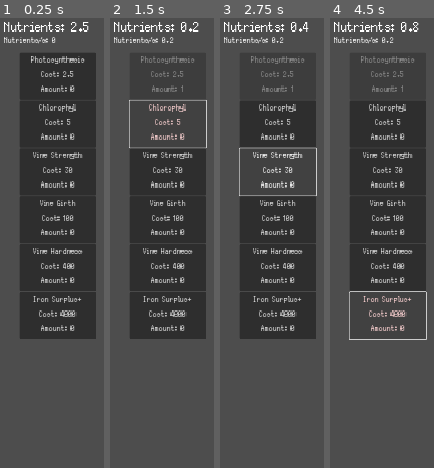
Above: before the commit, frames 1-4 (left to right).
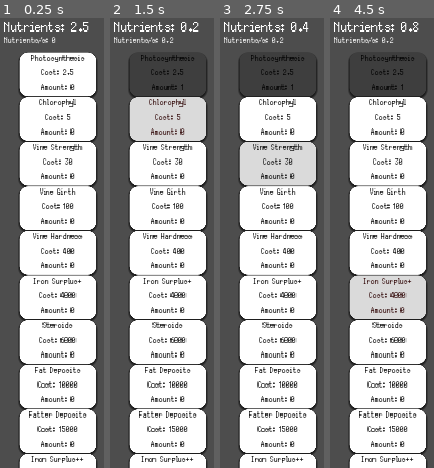
Above: after the commit, the same moments.

Repository: phoenix-of-dawn/dingo-gamejam-2025
Game: Godot game, scene res://Scenes/main.tscn
The game is run twice, just before and just after one commit, with the same random seed, the same clock (stepped at 60 frames per second) and the same inputs. This scene is started directly instead of the project's main scene.
Inputs:
- Up to frame 1 (0.25 s): no input
- Up to frame 2 (1.5 s): click "Photosynthesis Cost: 2.5 Amou…" at 0.5 s; click "Chlorophyl Cost: 5 Amount: 0" at 1.25 s
- Up to frame 3 (2.75 s): click "Vine Strength Cost: 30 Amount…" at 2 s
- Up to frame 4 (4.5 s): click "Vine Girth Cost: 100 Amount: 0" at 2.75 s; click "Vine Hardness Cost: 400 Amoun…" at 3.5 s; click "Iron Surplus+ Cost: 4000 Amou…" at 4.25 s

The runs differ from the first frame. In frame 1, 65% of the frame differs, in the area x 18-94%, y 7-100%; in frame 2, 60%; in frame 3, 60%; in frame 4, 60%.

Commit message:
added more buttons/ fixed glitch with buttons/ made buttons look nice and fancy

Diff:
--- a/dingo-gamejam/Scenes/upgrade.tscn
+++ b/dingo-gamejam/Scenes/upgrade.tscn
@@ -1,7 +1,45 @@
-[gd_scene load_steps=6 format=3 uid="uid://usmia7hbmdnx"]
+[gd_scene load_steps=11 format=3 uid="uid://usmia7hbmdnx"]
 
 [ext_resource type="FontFile" uid="uid://cgv2xl442kja0" path="res://Assets/Silver.ttf" id="1_comaq"]
 [ext_resource type="Script" path="res://Scripts/upgrade.gd" id="1_k7pk4"]
+
+[sub_resource type="StyleBoxEmpty" id="StyleBoxEmpty_l4yu8"]
+
+[sub_resource type="StyleBoxFlat" id="StyleBoxFlat_5f4cd"]
+bg_color = Color(0.244776, 0.244776, 0.244776, 1)
+corner_radius_top_left = 20
+corner_radius_top_right = 20
+corner_radius_bottom_right = 20
+corner_radius_bottom_left = 20
+shadow_size = 5
+shadow_offset = Vector2(0, 3.41)
+
+[sub_resource type="StyleBoxFlat" id="StyleBoxFlat_kcd7f"]
+bg_color = Color(0.856067, 0.856067, 0.856067, 1)
+corner_radius_top_left = 20
+corner_radius_top_right = 20
+corner_radius_bottom_right = 20
+corner_radius_bottom_left = 20
+shadow_size = 5
+shadow_offset = Vector2(0, 3.41)
+
+[sub_resource type="StyleBoxFlat" id="StyleBoxFlat_6mnl7"]
+bg_color = Color(0.835294, 0.835294, 0.835294, 1)
+corner_radius_top_left = 20
+corner_radius_top_right = 20
+corner_radius_bottom_right = 20
+corner_radius_bottom_left = 20
+shadow_size = 5
+shadow_offset = Vector2(0, 3.41)
+
+[sub_resource type="StyleBoxFlat" id="StyleBoxFlat_xf20n"]
+bg_color = Color(1, 1, 1, 1)
+corner_radius_top_left = 20
+corner_radius_top_right = 20
+corner_radius_bottom_right = 20
+corner_radius_bottom_left = 20
+shadow_size = 5
+shadow_offset = Vector2(0, 3.41)
 
 [sub_resource type="Animation" id="Animation_0yovj"]
 length = 0.8
@@ -19,7 +57,7 @@
 "times": PackedFloat32Array(0, 0.2),
 "transitions": PackedFloat32Array(1, 1),
 "update": 0,
-"values": [Color(1, 0, 0, 1), Color(1, 1, 1, 1)]
+"values": [Color(1, 0, 0, 1), Color(0, 0, 0, 1)]
 }
 tracks/1/type = "value"
 tracks/1/imported = false
@@ -31,7 +69,7 @@
 "times": PackedFloat32Array(0, 0.2),
 "transitions": PackedFloat32Array(1, 1),
 "update": 0,
-"values": [Color(1, 0, 0, 1), Color(1, 1, 1, 1)]
+"values": [Color(1, 0, 0, 1), Color(0, 0, 0, 1)]
 }
 tracks/2/type = "value"
 tracks/2/imported = false
@@ -43,7 +81,7 @@
 "times": PackedFloat32Array(0, 0.2),
 "transitions": PackedFloat32Array(1, 1),
 "update": 0,
-"values": [Color(1, 0, 0, 1), Color(1, 1, 1, 1)]
+"values": [Color(1, 0, 0, 1), Color(0, 0, 0, 1)]
 }
 tracks/3/type = "value"
 tracks/3/imported = false
@@ -55,7 +93,7 @@
 "times": PackedFloat32Array(0, 0.2),
 "transitions": PackedFloat32Array(1, 1),
 "update": 0,
-"values": [Color(1, 0, 0, 1), Color(1, 1, 1, 1)]
+"values": [Color(1, 0, 0, 1), Color(0, 0, 0, 1)]
 }
 
 [sub_resource type="AnimationLibrary" id="AnimationLibrary_qihns"]
@@ -67,12 +105,19 @@
 [node name="upgrade" type="Button"]
 offset_right = 184.0
 offset_bottom = 100.0
-theme_override_colors/font_hover_pressed_color = Color(1, 1, 1, 1)
-theme_override_colors/font_hover_color = Color(1, 1, 1, 1)
-theme_override_colors/font_pressed_color = Color(1, 1, 1, 1)
-theme_override_colors/font_focus_color = Color(1, 1, 1, 1)
+theme_override_colors/font_disabled_color = Color(0, 0, 0, 1)
+theme_override_colors/font_hover_pressed_color = Color(0, 0, 0, 1)
+theme_override_colors/font_hover_color = Color(0, 0, 0, 1)
+theme_override_colors/font_pressed_color = Color(0, 0, 0, 1)
+theme_override_colors/font_focus_color = Color(0, 0, 0, 1)
+theme_override_colors/font_color = Color(0, 0, 0, 1)
 theme_override_fonts/font = ExtResource("1_comaq")
 theme_override_font_sizes/font_size = 30
+theme_override_styles/focus = SubResource("StyleBoxEmpty_l4yu8")
+theme_override_styles/disabled = SubResource("StyleBoxFlat_5f4cd")
+theme_override_styles/hover = SubResource("StyleBoxFlat_kcd7f")
+theme_override_styles/pressed = SubResource("StyleBoxFlat_6mnl7")
+theme_override_styles/normal = SubResource("StyleBoxFlat_xf20n")
 script = ExtResource("1_k7pk4")
 
 [node name="AnimationPlayer" type="AnimationPlayer" parent="."]
--- a/dingo-gamejam/Scripts/nutrients.gd
+++ b/dingo-gamejam/Scripts/nutrients.gd
@@ -13,7 +13,13 @@
 	"Vine Strength": [30.0, true, 2.0 , 3],
 	"Vine Girth": [100.0, true, 4.0 , 4],
 	"Vine Hardness": [400.0, true, 20.0 , 5],
-	"Iron Surplus+": [4000.0, false, 150.0, 0]
+	"Iron Surplus+": [4000.0, false, 150.0, 0],
+	"Steroids": [6000.0, true, 80.0, 6],
+	"Fat Deposits": [10000.0, true, 100.0, 7],
+	"Fatter Deposits": [15000.0, true, 140.0, 8],
+	"Iron Surplus++": [30000.0, false, 400.0, 0],
+	"Expired Milk": [40000.0, true, 200.0, 11],
+
 }
 
 func _ready() -> void:
Not shown: 1 places in dingo-gamejam/Scenes/Main_Menu.tscn that only renumber resources
